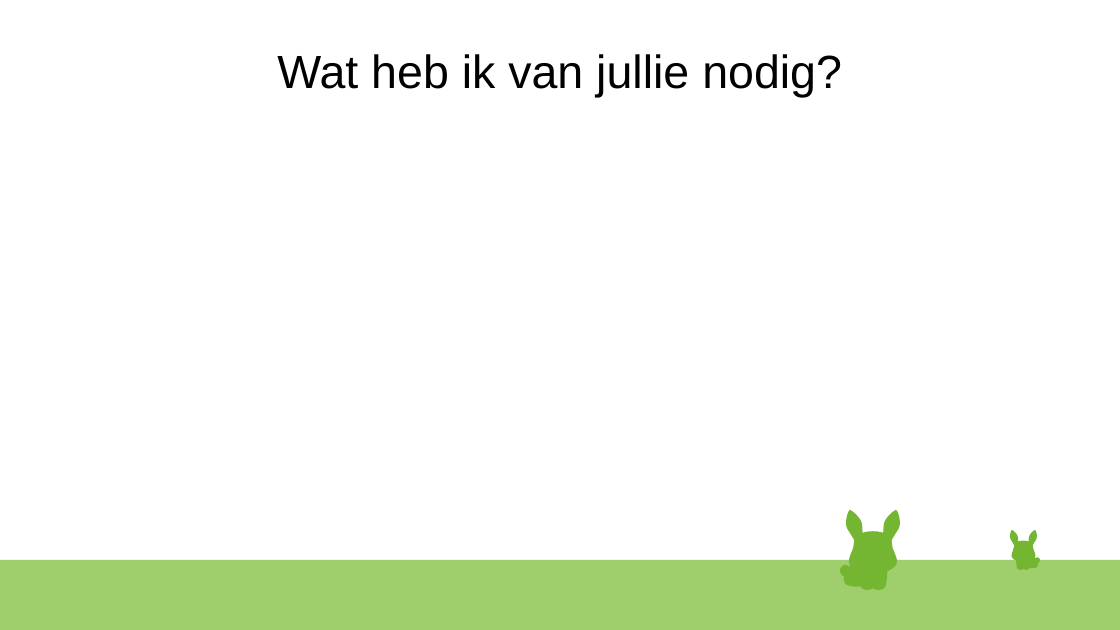
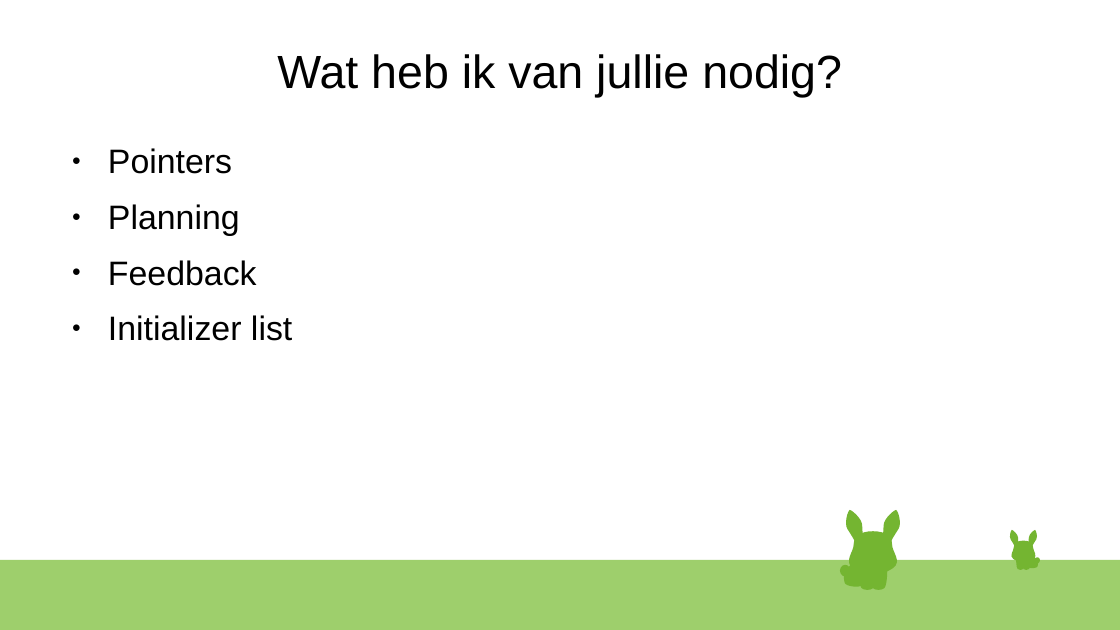
Before and after one commit to Mythicies/Mythicies, a slide deck: slide 5 of Dagbesteding/C++/Ecosystem/Design/Ecosystem presentatie.odp (slide 4 before the commit). Drawn at 1120x630 pixels with LibreOffice and Linux fonts; fonts in the diff are those of the drawing. Boxes give left, top, right and bottom in pixels: in the first picture for what was removed or moved away, otherwise in the second. Text is boxed around its words. In the diff, an @@ line names an element or a change of style, - is before the commit and + after.

```diff
--- a/Dagbesteding/C++/Ecosystem/Design/Ecosystem presentatie.odp
+++ b/Dagbesteding/C++/Ecosystem/Design/Ecosystem presentatie.odp
@@ text added at (108,148,292,341), 24 pt, text #000000 @@
+● Pointers
+● Planning
+● Feedback
+● Initializer list
```
Also in this commit, not shown: 1 other slide changed, 2 slides added, 1 slide removed, 6 other files.
